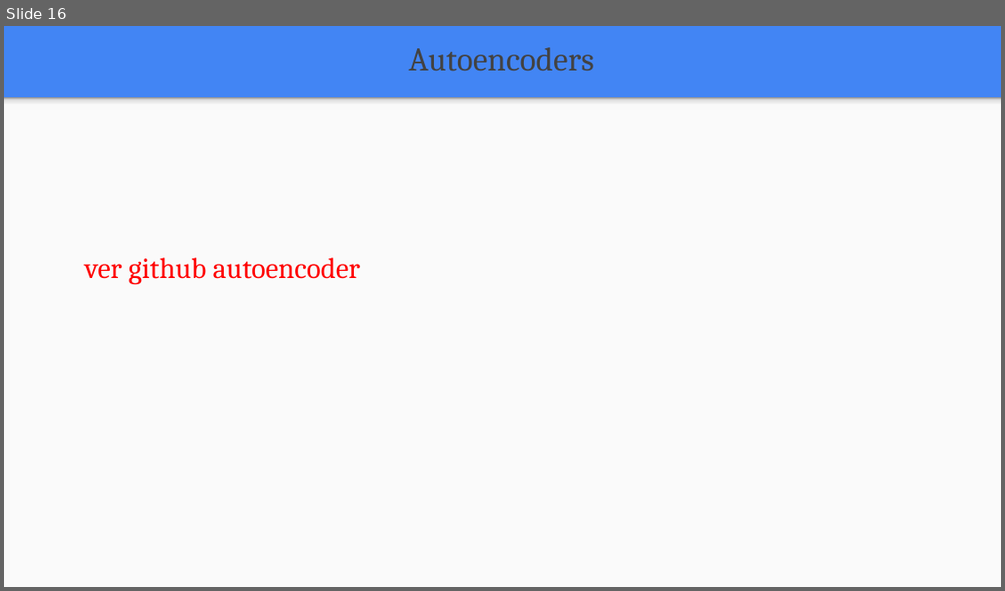
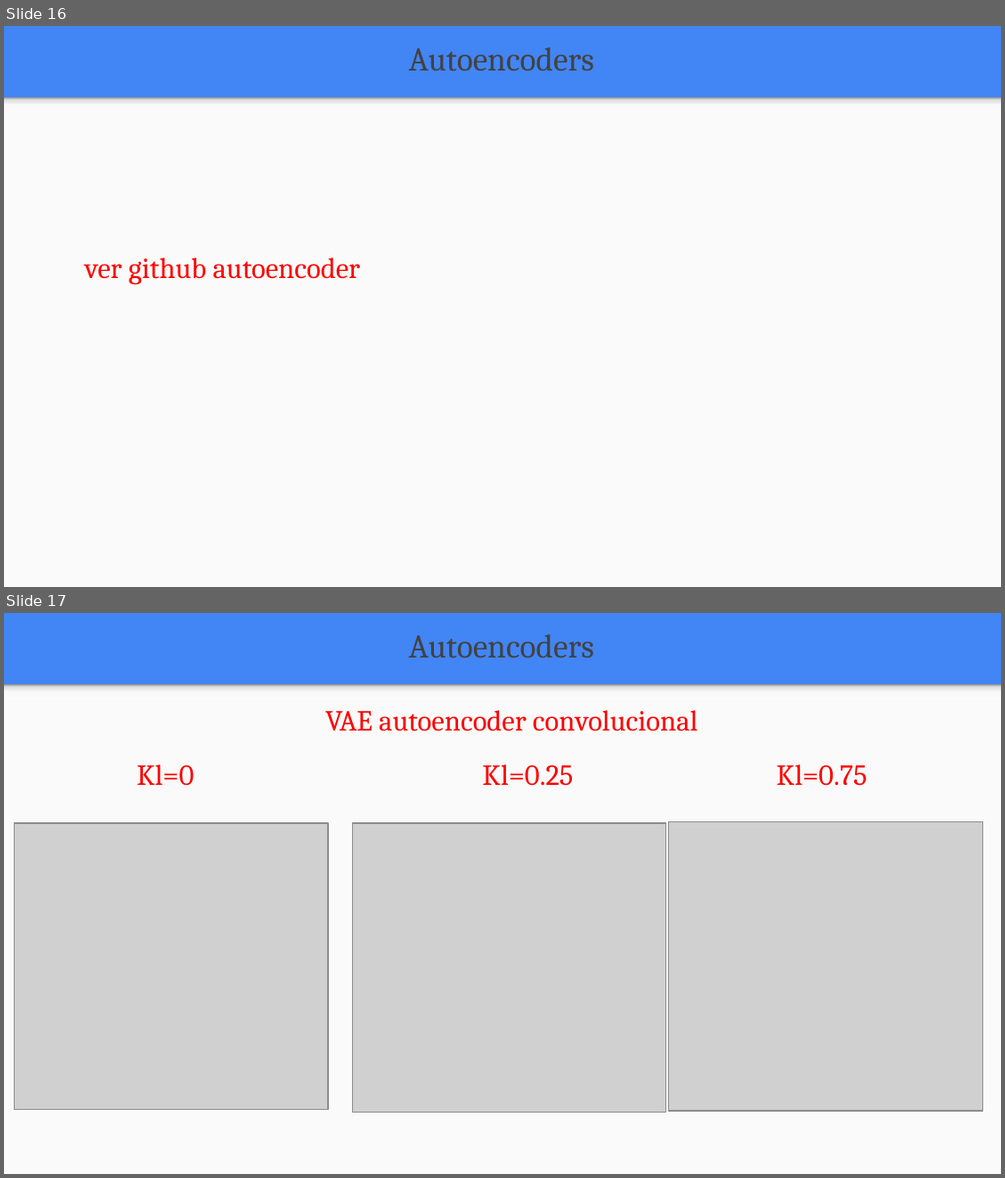
Before and after one commit to FIUBA-Posgrado-Inteligencia-Artificial/aprendizaje_profundo, a slide deck: clase_7/teoria/Clase_7.pptx. Shown one above the other, each under a label of ours: slide 16 before the commit, slides 16 and 17 after it. The pictures are 1005x591 and 1005x1178 pixels, drawn with LibreOffice and Linux fonts; fonts in the diff are those of the drawing; grey boxes stand for pictures. Boxes give left, top, right and bottom in pixels: in the first picture for what was removed or moved away, otherwise in the second. Text is boxed around its words. In the diff, an @@ line names an element or a change of style, - is before the commit and + after.

```diff
--- a/clase_7/teoria/Clase_7.pptx
+++ b/clase_7/teoria/Clase_7.pptx
@@ slide 17 added at (4, 613, 1001, 1174), background #4285F4; not listed: 2 template elements that a slide beside it also shows @@
@@ text added at (409, 634, 594, 658), 24 pt, text #424242 @@
+Autoencoders
@@ text added at (325, 710, 698, 731), 21 pt, text #FF0000 @@
+VAE autoencoder convolucional
@@ text added at (137, 764, 194, 786), 21 pt, text #FF0000 @@
+Kl=0
@@ text added at (482, 764, 573, 786), 21 pt, text #FF0000 @@
+Kl=0.25
@@ text added at (777, 764, 867, 786), 21 pt, text #FF0000 @@
+Kl=0.75
@@ picture added at (14, 823, 328, 1110) @@
@@ picture added at (352, 823, 666, 1112) @@
@@ picture added at (669, 821, 983, 1111) @@
```
Also in this commit, not shown: 2 other slides added, 11 other files.
